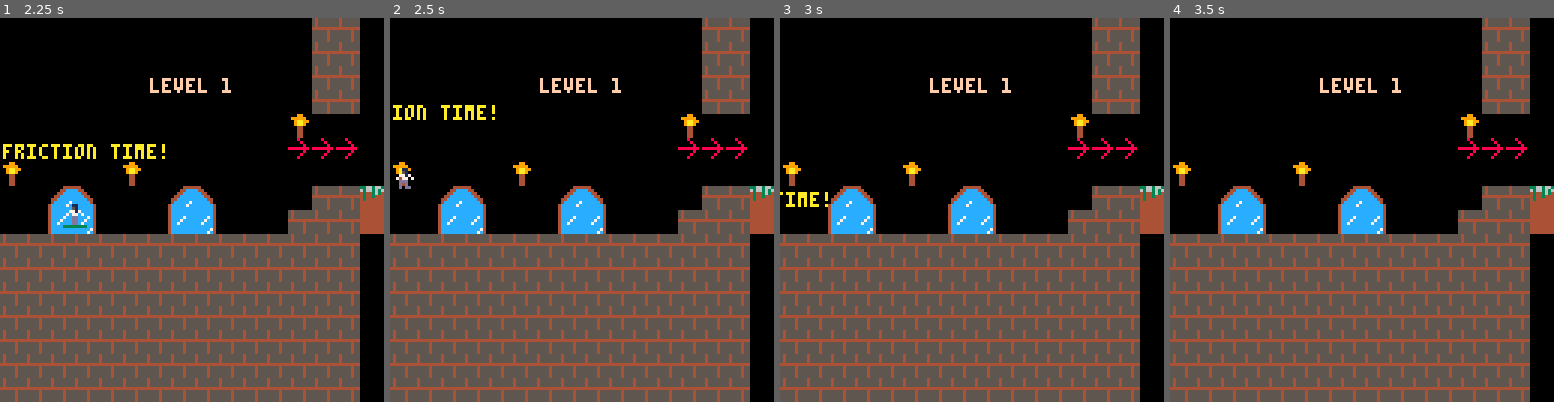
Above: before the commit, frames 1-4 (left to right).
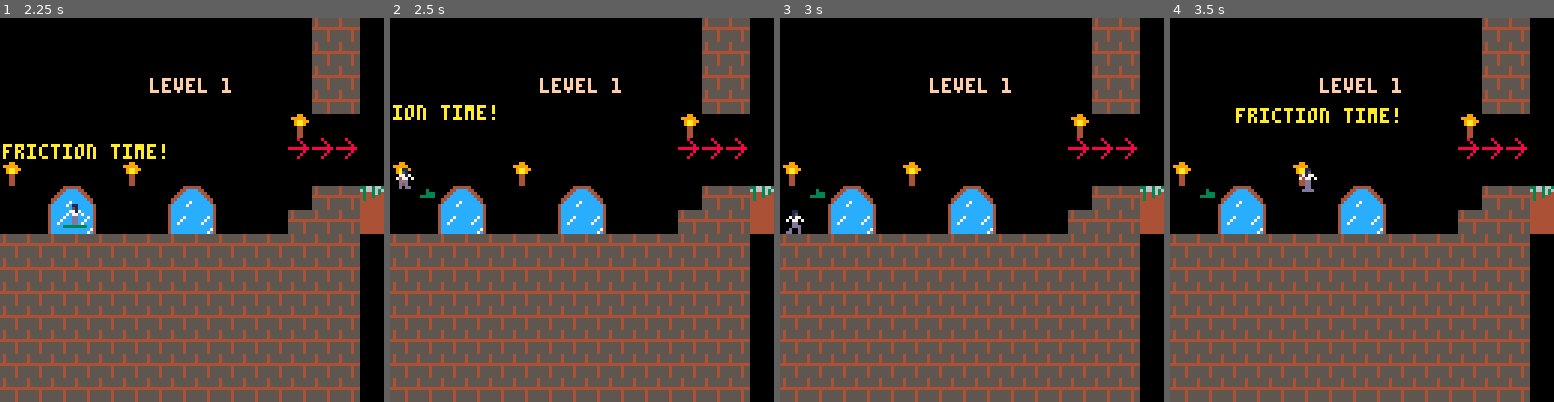
Above: after the commit, the same moments.

Repository: FrederikHR/GDB
Game: PICO-8 cartridge lift.p8
The game is run twice, just before and just after one commit, with the same random seed, the same clock (stepped at 60 frames per second) and the same inputs.
Inputs:
- Up to frame 1 (2.25 s): tap O (Z key) at 0.33, 0.7, 1.43, 2.22 s; tap X (X key) at 1.07, 2.07 s; hold Left from 1.97 s (still down)
- Up to frame 2 (2.5 s): release Left at 2.37 s; tap X (X key) at 2.4 s; hold Down from 2.42 s (still down)
- Up to frame 3 (3 s): tap X (X key) at 2.73 s; release Down at 2.82 s; hold Right from 2.87 s (still down)
- Up to frame 4 (3.5 s): keep holding Right; tap X (X key) at 3.07, 3.4 s; tap O (Z key) at 3.1 s

Frame 1 is identical in both runs. In frame 2, less than 0.1% of the frame differs, in the area x 7-12%, y 44-47%; in frame 3, 0.4%; in frame 4, 0.9%, in the area x 7-60%, y 23-47%.

Commit message:
added ability to drop vine

Diff:
--- a/lift.p8
+++ b/lift.p8
@@ -68,6 +68,7 @@
 	map(0, 0, 0, 0)
 	print("level 1",50,20, 15) --game draw code
 	draw_player()
+	if (not p.vine) draw_vine()
 end
 
 --player functions
@@ -125,9 +126,13 @@
 	 p.play="walk"
 	elseif btn(3) then
 		p.play="crouch"
-		if btn(5) then
+		if btnp(5) and p.vine then
 		 p.vine=false
 		 make_vine(p)
+		 v.timer = time()
+		elseif btnp(5) and (not p.vine) and collide_sprite(p,"center",v) and (time() - v.timer) > 0.5 then
+		 p.vine=true
+		 v.active=false
 		end
 	else
 		p.play="idle"
@@ -150,7 +155,7 @@
 		end
 	end
 
-	if btn(❎) and not p.friction_time then
+	if btn(❎) and not p.friction_time and not btn(3) then
 		p.friction_time = true
 		p.timer = time()
 		play_sound(sounds.friction_time)
@@ -160,7 +165,6 @@
 	--handle vine
 	if (p.vine and p.play[-1]!="v") then
 	 p.play=p.play.."v"
-	 print(p.play)
 	end
 	--if btn(2) then p.y-=1 end
 	--if btn(3) then p.y-=1 end
@@ -226,21 +230,23 @@
 	v = {}
 	v.x=p.x
 	v.y=p.y
-	v.spr=32
+	v.spr=48
 	v.play="v_idle"
 	v.sw=1
 	v.sh=1
-	v.active=false
+	v.flp=false
+	v.active=true
 end
 
 function update_vine()
 
 --delete vine if not active
-	del(v)
+	if (not v.active) del(v)
 
 end
 
 function draw_vine()
+		spr(abs(v.spr),v.x,v.y,v.sw,v.sh,v.flp!=(v.spr<0))
 end
 
 
@@ -298,6 +304,7 @@
 -->8
 --other functions
 
+--todo: can combine collision functions if needed
 
 --collision
 function collide_map(obj,aim,flag)
@@ -320,6 +327,9 @@
 	elseif aim=="down" then
 		x1=x+2      y1=y+h
 		x2=x+w-2    y2=y+h
+ elseif aim=="center" then
+		x1=x-2      y1=y-2
+		x2=x+w+2    y2=y+h+2
 	end
 
 	--pixels to tiles
@@ -332,6 +342,45 @@
 	or fget(mget(x2,y2),flag) then
 		return true
 	end
+	return false
+end
+
+function collide_sprite(obj,aim,obj2)
+	--obj = table, needs x,y,w,h
+	local x=obj.x    local y=obj.y
+	local w=obj.sw*8 local h=obj.sh*8
+
+	local x1=0 local y1=0
+	local x2=0 local y2=0
+
+	if aim=="left" then
+		x1=x-1    y1=y
+		x2=x      y2=y+h-1
+	elseif aim=="right" then
+		x1=x+w-1    y1=y
+		x2=x+w      y2=y+h-1
+	elseif aim=="up" then
+		x1=x+2    y1=y-1
+		x2=x+w-3  y2=y
+	elseif aim=="down" then
+		x1=x+2      y1=y+h
+		x2=x+w-2    y2=y+h
+ elseif aim=="center" then
+		x1=x-2      y1=y-2
+		x2=x+w+2    y2=y+h+2
+	end
+
+	--pixels to tiles
+	--x1/=8 y1/=8
+	--x2/=8 y2/=8
+	if not(obj2.x > (x1+(x2-x1)))
+	or not(obj2.y > (y1+(y2-y1)))
+	or not((obj2.x+obj2.sw*8) < x1)
+	or not((obj2.y+obj2.sh*8) < y1) then
+		return true
+	end
+
+
 	return false
 end
 -->8
